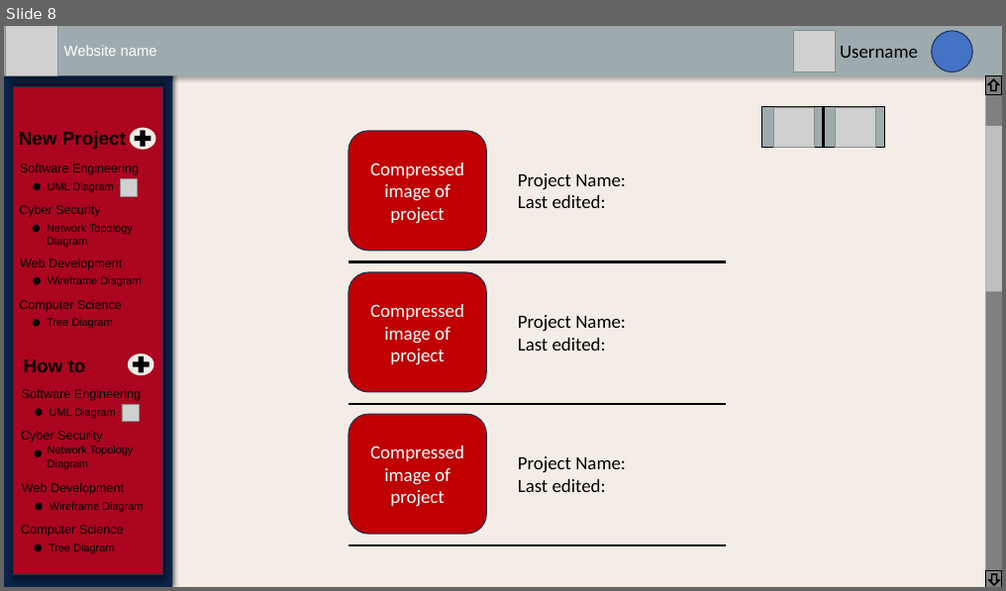
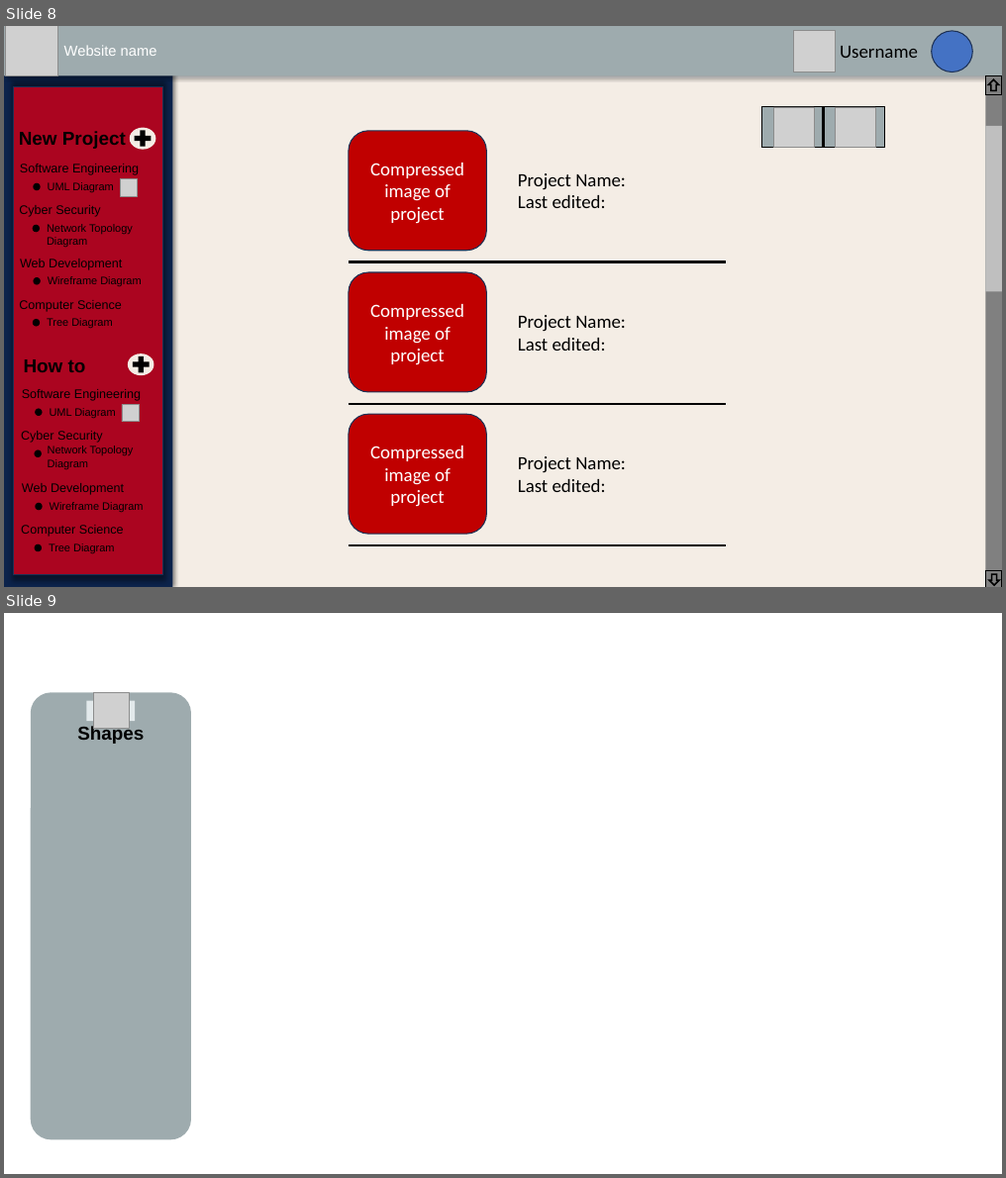
Before and after one commit to LargeDumpsterFire/CSC337-Final-Project, a slide deck: Sitemap ect.pptx. Shown one above the other, each under a label of ours: slide 8 before the commit, slides 8 and 9 after it. The pictures are 1006x591 and 1006x1178 pixels, drawn with LibreOffice and Linux fonts; fonts in the diff are those of the drawing; grey boxes stand for pictures. Boxes give left, top, right and bottom in pixels: in the first picture for what was removed or moved away, otherwise in the second. Text is boxed around its words. In the diff, an @@ line names an element or a change of style, - is before the commit and + after.

```diff
--- a/Sitemap ect.pptx
+++ b/Sitemap ect.pptx
@@ slide 9 added at box(4, 613, 1002, 1174), background #FFFFFF @@
@@ rounded rectangle added at box(30, 692, 191, 1140), fill #9EABAE @@
@@ rectangle added at box(86, 700, 135, 721), fill #E2E9EB @@
@@ picture added at box(93, 692, 129, 728) @@
@@ text added at box(77, 726, 144, 744), 18 pt, text #000000, bold @@
+Shapes
```
